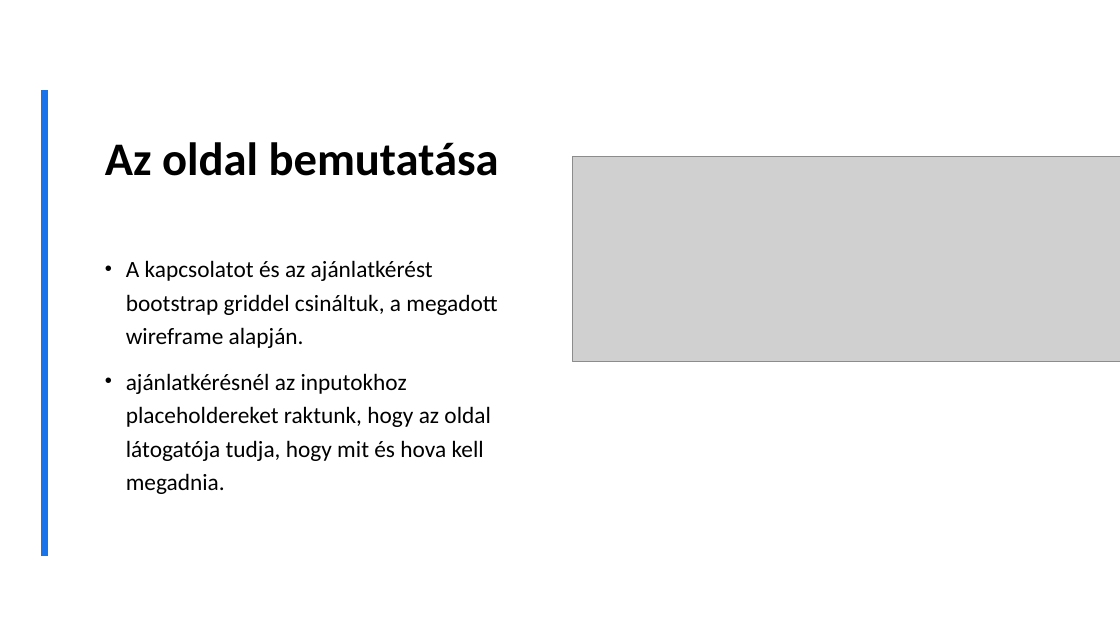
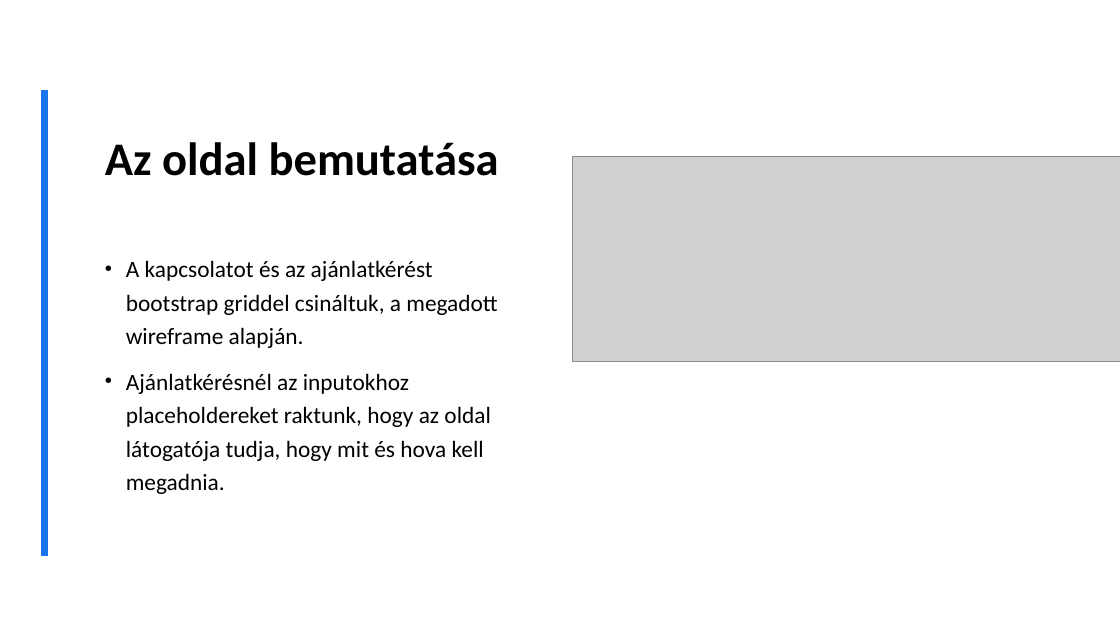
Before and after one commit to totaoliver/autoszerelo, a slide deck: slide 11 of Szakma bemutató.pptx. Drawn at 1120x630 pixels with LibreOffice and Linux fonts; fonts in the diff are those of the drawing; grey boxes stand for pictures; background and template pictures are left out. Boxes give left, top, right and bottom in pixels: in the first picture for what was removed or moved away, otherwise in the second. Text is boxed around its words. In the diff, an @@ line names an element or a change of style, - is before the commit and + after.

```diff
--- a/Szakma bemutató.pptx
+++ b/Szakma bemutató.pptx
@@ text at box(126, 373, 490, 494): text changed @@
-• ajánlatkérésnél az inputokhoz placeholdereket raktunk, hogy az oldal látogatója tudja, hogy mit és hova kell megadnia.
+• Ajánlatkérésnél az inputokhoz placeholdereket raktunk, hogy az oldal látogatója tudja, hogy mit és hova kell megadnia.
```
Also in this commit, not shown: 2 other slides changed.
